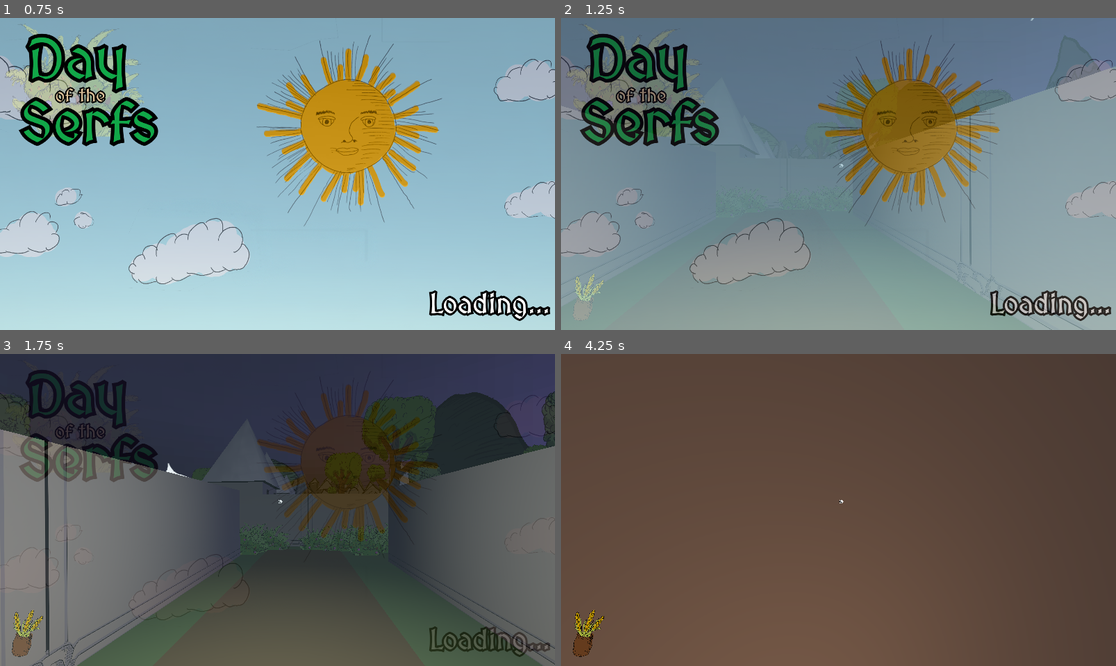
Above: before the commit, frames 1-4 (two rows, left to right).
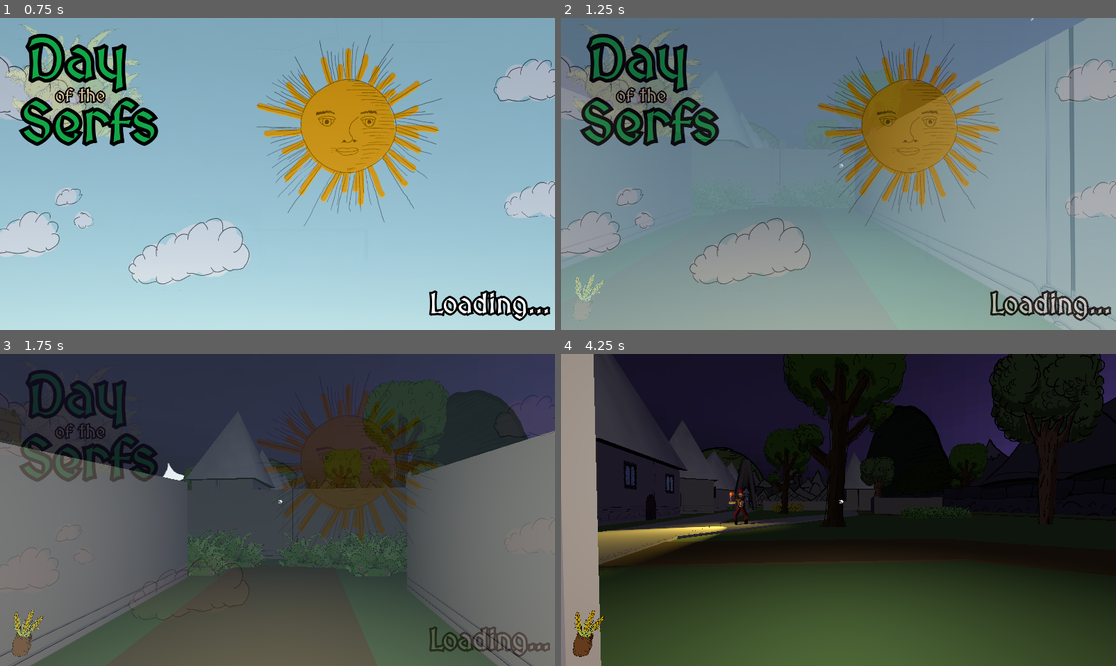
Above: after the commit, the same moments.

Repository: archiebh/RealLudumDareSerfs
Game: Godot game, scene res://Scenes/Level2.tscn
Same seed, same stepped clock (60 frames per second), same inputs: the game is played once before the commit and once after it. This scene is started directly instead of the project's main scene. Sound files missing from this copy of the repository are replaced by a short silence.
Inputs (mouse positions are in pixels of both pictures, inside the frame that each line leads up to):
- Up to frame 1 (0.75 s): tap Enter at 0.5 s; move the mouse to (305, 174) at 0.52 s; hold W (forward) from 0.53 s (still down); hold Space (jump) from 0.53 s (still down)
- Up to frame 2 (1.25 s): keep holding W (forward); keep holding Space (jump)
- Up to frame 3 (1.75 s): keep holding W (forward); move the mouse to (249, 510) at 1.27 s; release Space (jump) at 1.28 s; tap Shift (crouch) at 1.35 s; tap Space (jump) at 1.52, 1.55 s
- Up to frame 4 (4.25 s): keep holding W (forward); tap Space (jump) at 1.82, 2.85, 3.02, 3.32 s; move the mouse to (849, 503) at 2.02 s; hold Space (jump) 2.03-2.78 s; right-click (849, 503) at 2.1 s; move the mouse to (832, 516) at 2.77 s; move the mouse to (877, 513) at 3.52 s; hold Space (jump) from 3.53 s (still down); tap Shift (crouch) at 3.6 s

Frame 1 is identical in both runs. In frame 2, 5.7% of the frame differs, in the area x 0-100%, y 0-100%; in frame 3, 10%; in frame 4, 99%.

Commit message:
FixedLastBits

Diff:
--- a/3dCC.gd
+++ b/3dCC.gd
@@ -138,7 +138,7 @@
 		global.hidden = false
 
 	# Jump
-	if Input.is_action_pressed("jump") && on_floor && state != State.FALL && (frames == 0 || frames > JUMP_FRAMES + 1):
+	if Input.is_action_just_pressed("jump") && on_floor && state != State.FALL && (frames == 0 || frames > JUMP_FRAMES + 1):
 		frames = 0
 		state = State.JUMP
 
--- a/Scenes/Home Village.tscn
+++ b/Scenes/Home Village.tscn
@@ -9,7 +9,6 @@
 [ext_resource path="res://Real Textures/People/Friend Front.png" type="Texture" id=7]
 [ext_resource path="res://Real Textures/Tree 1.png" type="Texture" id=8]
 [ext_resource path="res://Materials/plank.tres" type="Material" id=9]
-[ext_resource path="res://Working Textures/bed.png" type="Texture" id=10]
 [ext_resource path="res://Real Textures/People/Wife.png" type="Texture" id=11]
 [ext_resource path="res://Scenes/AnimationPlayer.gd" type="Script" id=12]
 [ext_resource path="res://Scripts/ENDZONE.gd" type="Script" id=13]
@@ -274,7 +273,7 @@
 material = ExtResource( 32 )
 
 [node name="Player" parent="." instance=ExtResource( 1 )]
-transform = Transform( -0.99587, 0, -0.090789, 0, 1, 0, 0.090789, 0, -0.99587, -19.5723, 1.80981, -4.26426 )
+transform = Transform( -0.99587, 0, -0.090789, 0, 1, 0, 0.090789, 0, -0.99587, -19.5723, 2.16763, -3.05545 )
 middle_text = "\"[Shift] to hide\""
 
 [node name="Bush" parent="." instance=ExtResource( 2 )]
@@ -408,9 +407,19 @@
 depth = 2.27686
 material = ExtResource( 9 )
 
-[node name="Sprite3D" type="Sprite3D" parent="CSGBox2"]
-transform = Transform( 1, 0, 0, 0, 1, 0, 0, 0, 1, 0, 0, -5.27577 )
-texture = ExtResource( 10 )
+[node name="Bed" type="CSGBox" parent="CSGBox2"]
+transform = Transform( 1, 0, 0, 0, 1, 0, 0, 0, 1, 0, -0.949929, -4.83629 )
+width = 3.53272
+height = 1.09963
+depth = 1.49589
+material = ExtResource( 31 )
+
+[node name="Pillo" type="CSGBox" parent="CSGBox2/Bed"]
+transform = Transform( 1, 0, 0, 0, 1, 0, 0, 0, 1, 1.55608, 0.494241, -0.0104651 )
+width = 0.826992
+height = 1.09963
+depth = 1.49589
+material = ExtResource( 31 )
 
 [node name="Spatial" type="Spatial" parent="CSGBox2"]
 transform = Transform( 1.179, 0, 0, 0, 1.848, 0, 0, 0, 2.034, 0, -3.42496, 0.056375 )
Not shown: 1 places in Scenes/Home Village.tscn that only renumber resources
